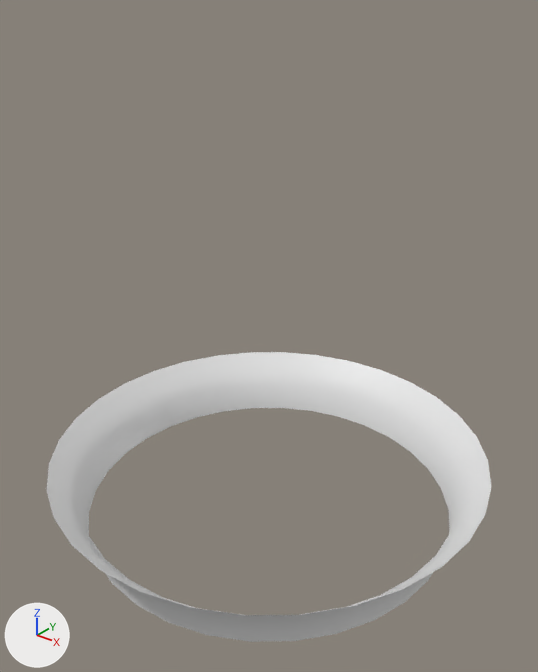
The Blender file Master File/Blender/SmokeSphere.blend: old version first, new version second.
Camera for both pictures: a 50 mm camera at (6.23, -7.78, 7.35) aimed at (0.08, -0.1, 2.59). Lighting does not change. The marker at lower left points along +X, +Y and +Z.

The older version as bpy lines, for what is in view:
```python
me_cylinder_002 = bpy.data.meshes.new('Cylinder.002')
me_cylinder_002.from_pydata(...)  # 128 vertices, 96 faces; spans x -3.44..3.44, y -3.44..3.44, z 0.0..1.0
me_cylinder_002.polygons.foreach_set('use_smooth', [True] * 96)
ob_cylinder_001 = bpy.data.objects.new('Cylinder.001', me_cylinder_002)
ob_cylinder_001.location = (0.0, 0.0, -0.5)
```
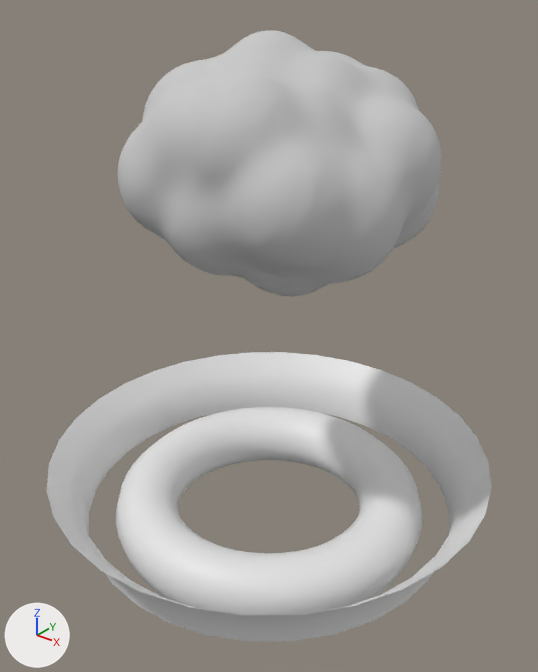
The change, as a list of edits to the scene's bpy script:
```text
Add mat_material__25:
    mat_material__25 = principled_material('Material__25')
    mat_material__25.base_color = (0.588, 0.588, 0.588)  # light grey #cacaca
    mat_material__25.roughness = 0.895
    mat_material__25.specular_ior_level = 0.0
Add me_torus:
    me_torus.from_pydata(...)  # a torus around z (ring radius 1.0, tube radius 0.25) spanning x -1.25..1.25, y -1.25..1.25, z -0.25..0.25
    me_torus.polygons.foreach_set('use_smooth', [True] * 576)
Add me_blobmesh001:
    me_blobmesh001.from_pydata(...)  # 5128 vertices, 10040 faces; spans x -47.4..63.4, y -36.9..52.3, z -54.3..54.4
    me_blobmesh001.materials.append(mat_material__25)  # its picture is missing
Add ob_torus:
    ob_torus = bpy.data.objects.new('Torus', me_torus)
    ob_torus.location = (0.0, 0.0, -0.5)
    ob_torus.scale = (2.0, 2.0, 2.0)
Add ob_blobmesh001:
    ob_blobmesh001 = bpy.data.objects.new('BlobMesh001', me_blobmesh001)
    ob_blobmesh001.location = (0.0, 0.0, 4.87)
    ob_blobmesh001.rotation_euler = (1.571, 0.0, 0.0)  # degrees (90, 0, 0)
    ob_blobmesh001.scale = (0.0351, 0.0351, 0.0351)
```

Pixel boxes (x1, y1, x2, y2) of what changed, in the pictures (538 x 672 px):
'BlobMesh001', added
    after: (117, 30, 441, 297)
'Torus', added
    after: (116, 407, 422, 615)
